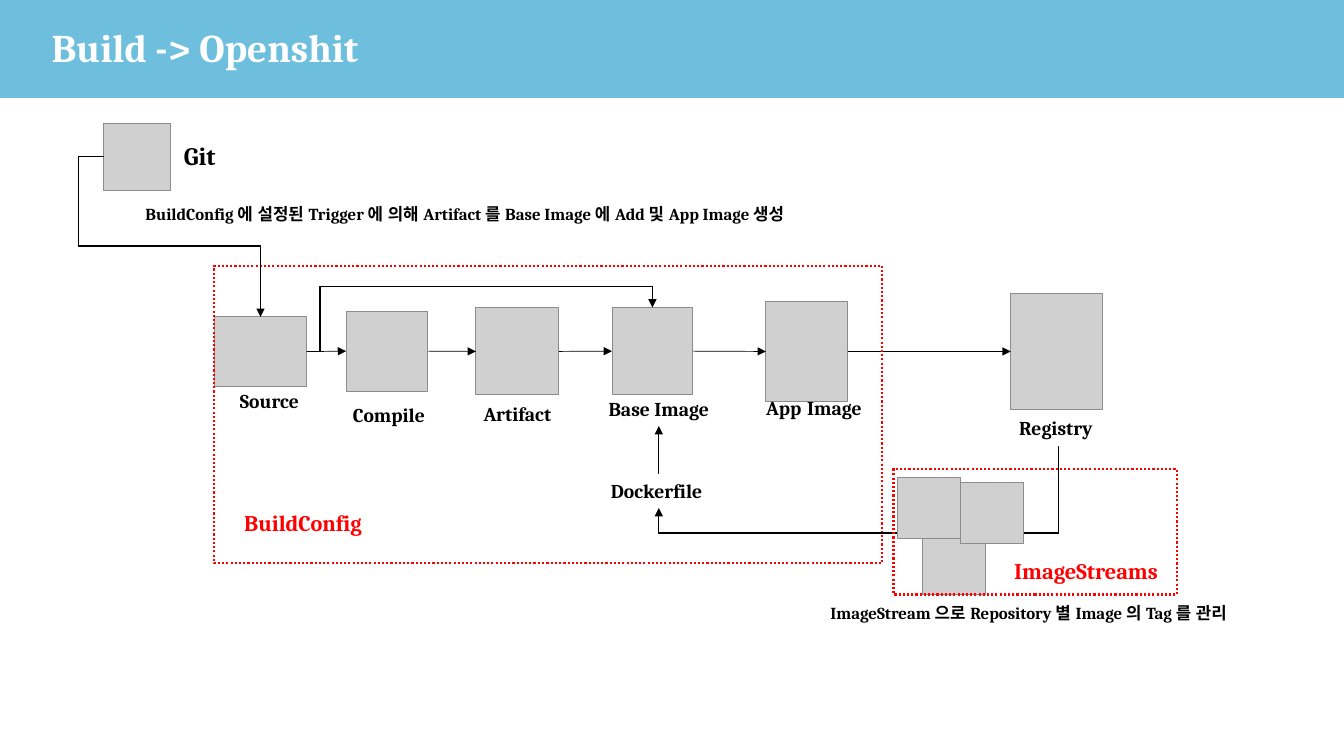
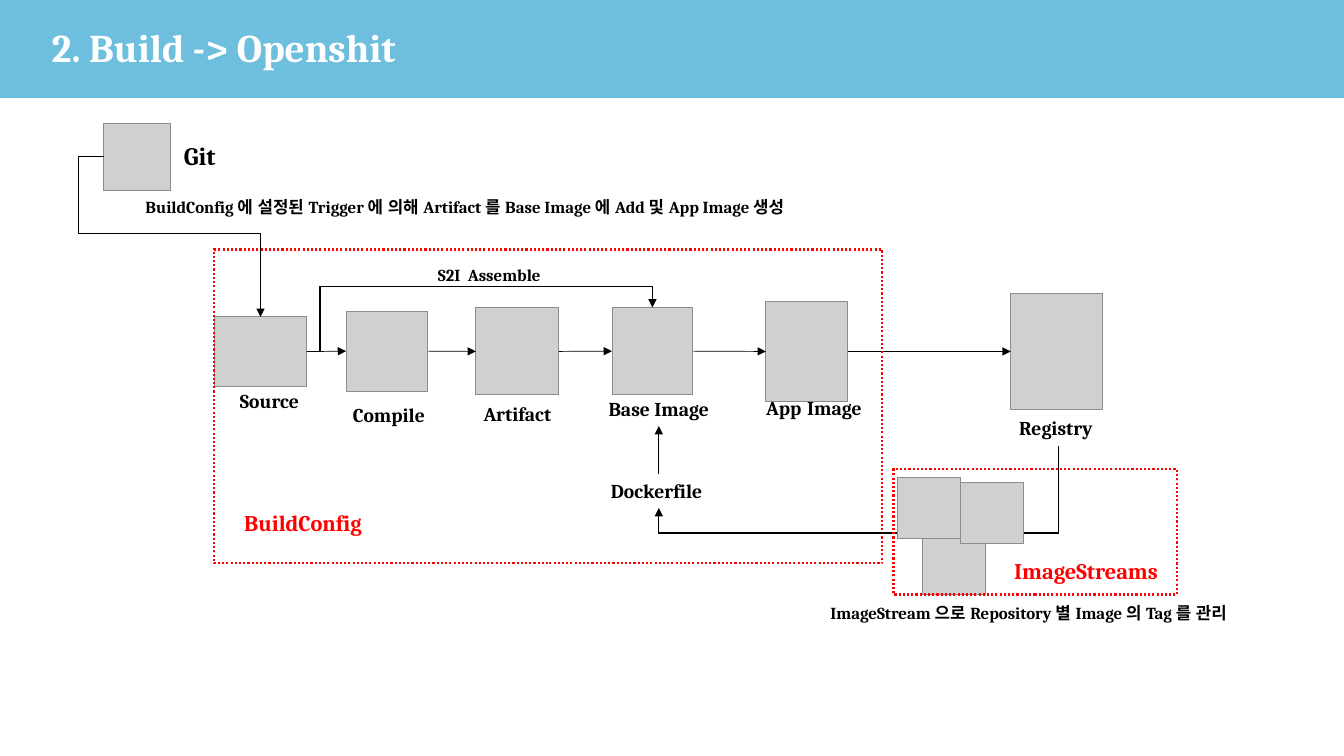
Before and after one commit to kin3303/DDI_OPENSHIFT, a slide deck: slide 3 of CICD 표준화작업 - DDP.pptx. Drawn at 1344x756 pixels with LibreOffice and Linux fonts; fonts in the diff are those of the drawing; grey boxes stand for pictures; background and template pictures are left out. Boxes give left, top, right and bottom in pixels: in the first picture for what was removed or moved away, otherwise in the second. Text is boxed around its words. In the diff, an @@ line names an element or a change of style, - is before the commit and + after.

```diff
--- a/CICD 표준화작업 - DDP.pptx
+++ b/CICD 표준화작업 - DDP.pptx
@@ title at (52,35,396,70): text changed @@
-Build -> Openshit
+2. Build -> Openshit
@@ elbow arrow (104, 157) - (260, 317): route changed @@
@@ text "BuildConfig 에 설정된 Trigger 에 ...": place and size @@
-text "BuildConfig 에 설정된 Trigger 에 ..." at (145,203,784,225)
+text "BuildConfig 에 설정된 Trigger 에 ..." at (145,196,784,218)
@@ rectangle: place and size @@
-rectangle at (215,265,883,564)
+rectangle at (215,249,883,564)
@@ text added at (438,269,541,281), 12 pt, text #000000, bold @@
+S2I Assemble
```
Also in this commit, not shown: 8 other slides changed.
